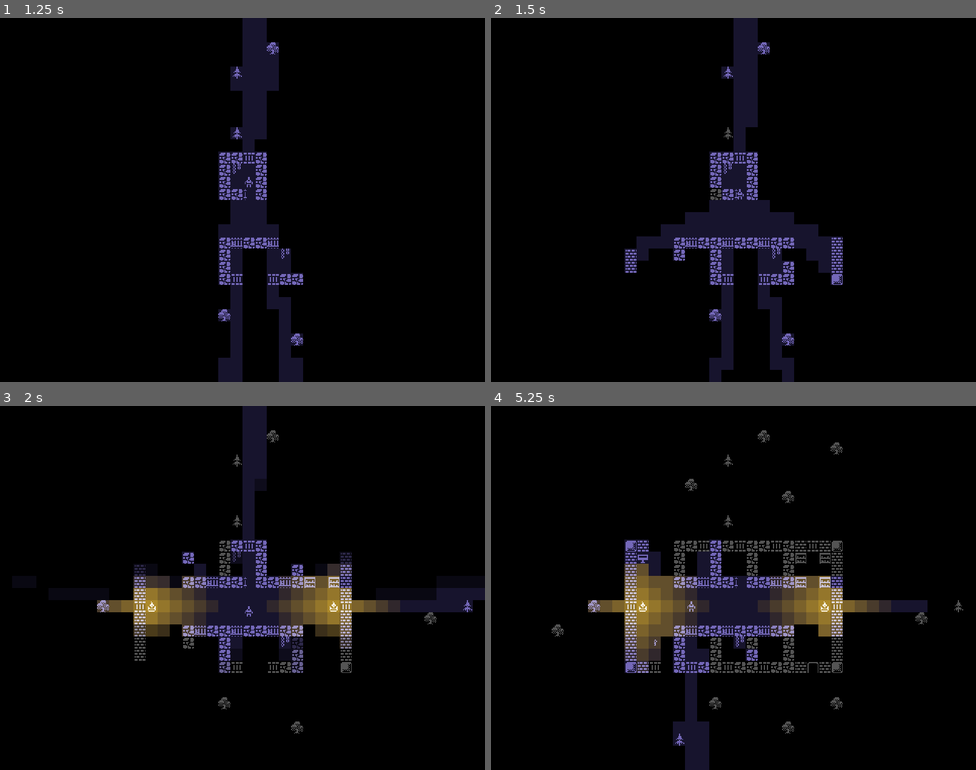
Above: before the commit, frames 1-4 (two rows, left to right).
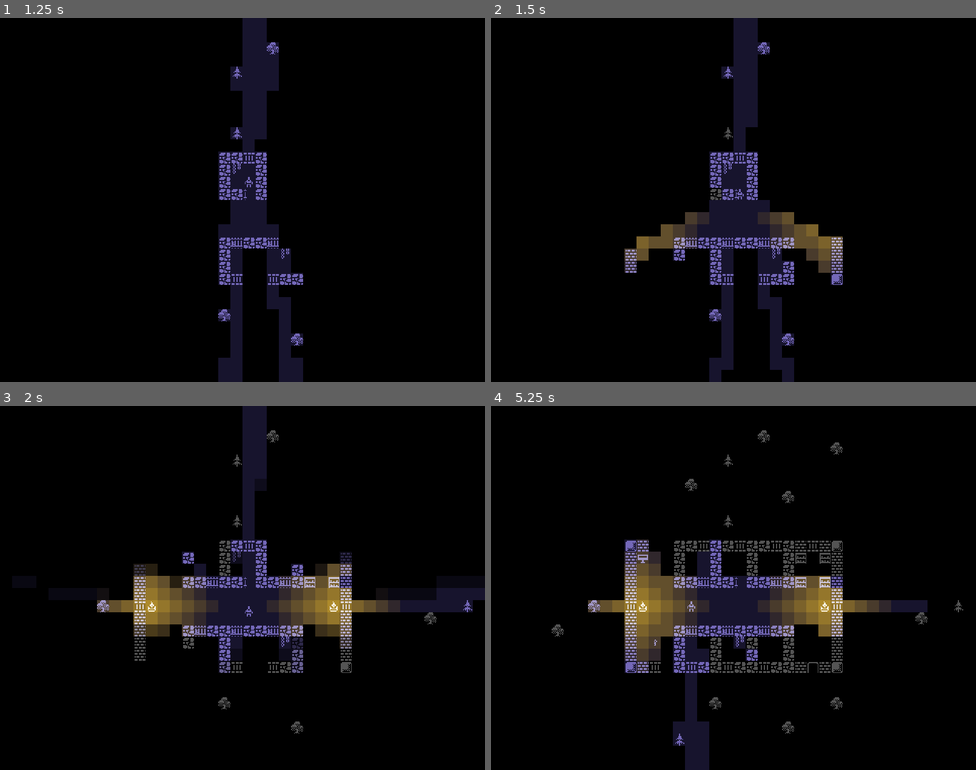
Above: after the commit, the same moments.

Repository: dsvoid/rl
Game: Godot game, scene res://scenes/Main.tscn
Same seed, same stepped clock (60 frames per second), same inputs: the game is played once before the commit and once after it.
Inputs:
- Up to frame 1 (1.25 s): tap Enter at 0.5 s; hold D (actor_right) from 0.53 s (still down)
- Up to frame 2 (1.5 s): tap Space at 1.25 s; release D (actor_right) at 1.28 s; hold S (actor_down) from 1.28 s (still down)
- Up to frame 3 (2 s): keep holding S (actor_down)
- Up to frame 4 (5.25 s): release S (actor_down) at 2.03 s; hold D (actor_right) 2.03-2.78 s; hold W (actor_up) 2.78-3.53 s; tap Enter at 3.5 s; hold A (actor_left) 3.53-5.03 s; hold S (actor_down) from 5.03 s (still down)

Frame 1 is identical in both runs. In frame 2, 2.4% of the frame differs, in the area x 27-73%, y 53-70%; in frame 3, 0.6%; in frame 4, 0.3%.

Commit message:
fixed lighting delay, renamed renderer

Diff:
--- a/assets/12x12_test.json
+++ b/assets/12x12_test.json
@@ -1,4 +1,12 @@
 { "columns":5,
+ "editorsettings":
+    {
+     "export":
+        {
+         "format":"",
+         "target":"."
+        }
+    },
  "image":"12x12_test.png",
  "imageheight":64,
  "imagewidth":64,
--- a/scenes/Main.tscn
+++ b/scenes/Main.tscn
@@ -1,6 +1,6 @@
 [gd_scene load_steps=3 format=2]
 
-[ext_resource path="res://scripts/VisionRenderer.gd" type="Script" id=3]
+[ext_resource path="res://scripts/Renderer.gd" type="Script" id=1]
 [ext_resource path="res://scripts/Level.gd" type="Script" id=4]
 
 [node name="Main" type="Node2D"]
@@ -11,7 +11,7 @@
 [node name="Level" type="Node" parent="."]
 script = ExtResource( 4 )
 
-[node name="VisionRenderer" type="Node2D" parent="Level"]
-script = ExtResource( 3 )
+[node name="Renderer" type="Node2D" parent="Level"]
+script = ExtResource( 1 )
 
-[node name="TileBGTween" type="Tween" parent="Level/VisionRenderer"]
+[node name="TileBGTween" type="Tween" parent="Level/Renderer"]
--- a/scripts/Level.gd
+++ b/scripts/Level.gd
@@ -26,10 +26,10 @@
 	for emitter in lights.values():
 		var light = emitter.get_node("RogueLight")
 		light.compute_fov()
-		$VisionRenderer.apply_light(light.old_visible_tiles, light.visible_tiles)
-	$VisionRenderer.init_vision()
+		$Renderer.apply_light(light.old_visible_tiles, light.visible_tiles)
+	$Renderer.init_vision()
 	$Player/Vision.compute_fov()
-	$VisionRenderer.apply_vision($Player/Vision.old_visible_tiles, $Player/Vision.visible_tiles)
+	$Renderer.apply_vision($Player/Vision.old_visible_tiles, $Player/Vision.visible_tiles)
 
 
 func load_level(map_path):
--- a/scripts/Player.gd
+++ b/scripts/Player.gd
@@ -40,7 +40,7 @@
 			get_parent().tilev(tile).actor = self
 			# recompute FOV from new position
 			$Vision.compute_fov()
-			get_parent().get_node("VisionRenderer").apply_vision(
+			get_parent().get_node("Renderer").apply_vision(
 				$Vision.old_visible_tiles,
 				$Vision.visible_tiles
 			)
--- a/scripts/VisionRenderer.gd
+++ b/scripts/Renderer.gd
@@ -54,6 +54,7 @@
 
 
 func apply_vision(old_visible_tiles, new_visible_tiles):
+	print(observer.tile)
 	for i in old_visible_tiles:
 		var tile = get_parent().tilev(i)
 		apply_tile_bg_tween(tile_bgs[i.x][i.y], black)
@@ -65,9 +66,9 @@
 			tile.items[0].apply_color_tween(black)
 	for i in new_visible_tiles:
 		var tile = get_parent().tilev(i)
+		light_tile(tile,i)
 		var bg_color = light_levels_bg[tile.light_level]
 		var fg_color = light_levels_fg[tile.light_level]
-		light_tile(tile,i)
 		if tile_bgs[i.x][i.y].modulate != bg_color:
 			apply_tile_bg_tween(tile_bgs[i.x][i.y],bg_color)
 		if tile.actor && tile.actor.get_node("Sprite").modulate != fg_color:
Not shown, changed: assets/12x12.gal
